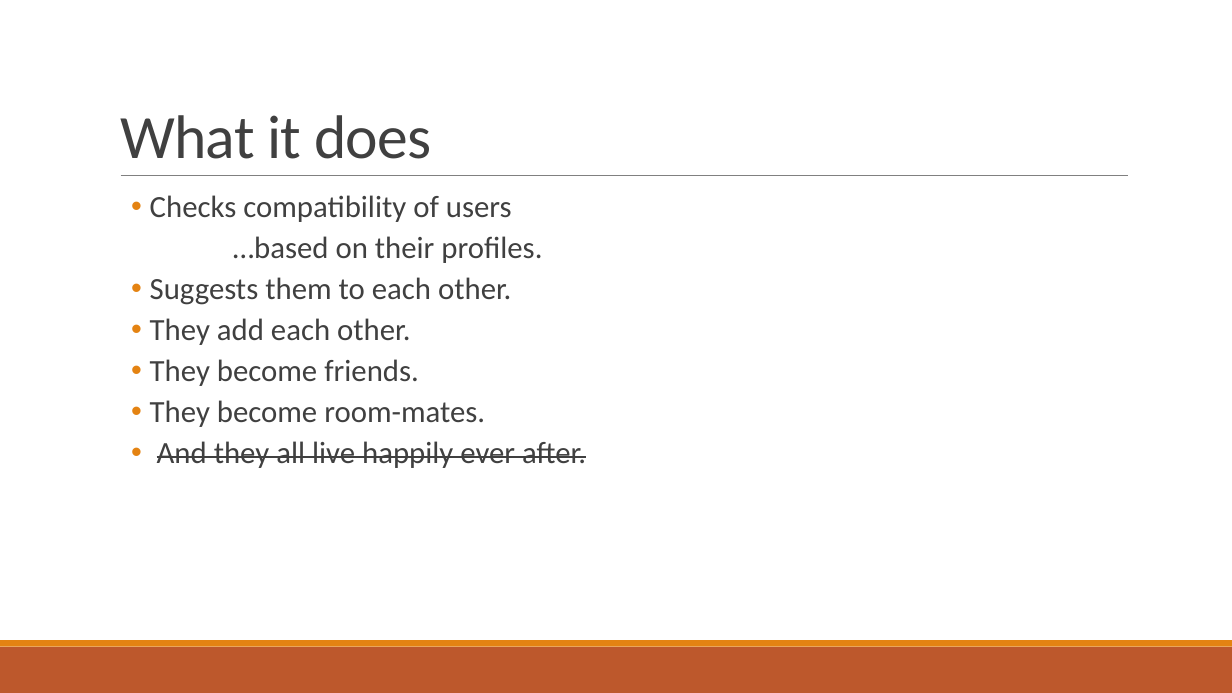
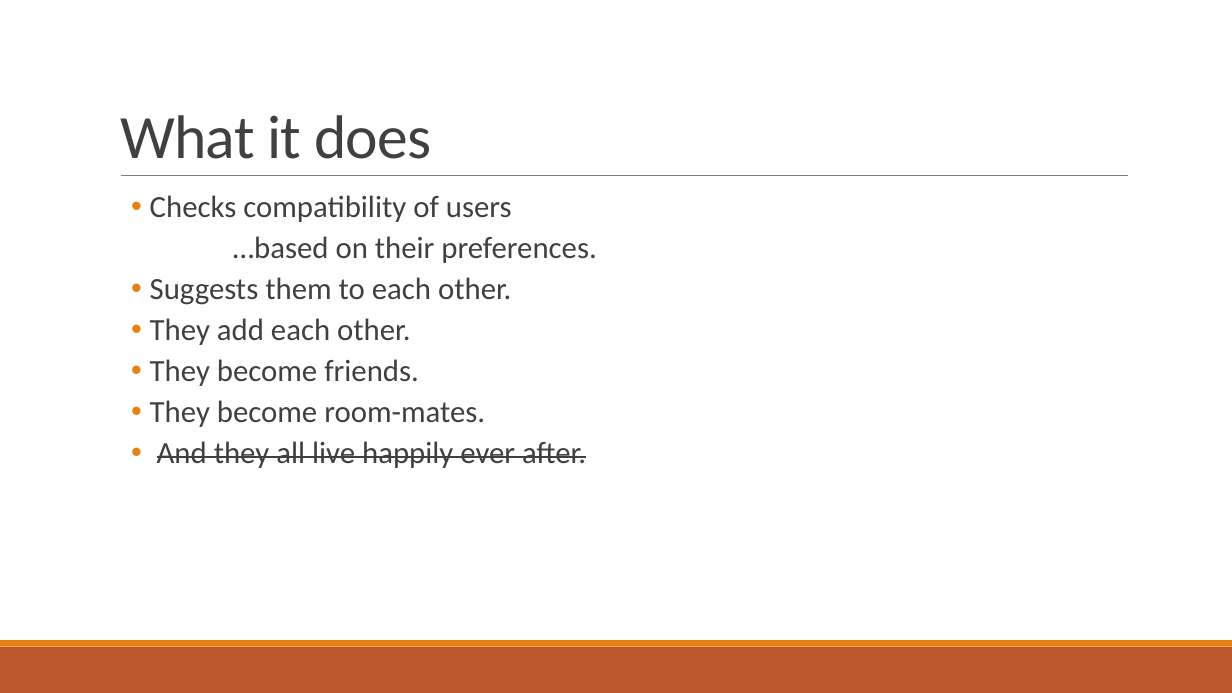
Before and after one commit to dragosthealex/roomies, a slide deck: slide 3 of resources/presentation1/final_presentation.pptx. Drawn at 1232x693 pixels with LibreOffice and Linux fonts; fonts in the diff are those of the drawing. Boxes give left, top, right and bottom in pixels: in the first picture for what was removed or moved away, otherwise in the second. Text is boxed around its words. In the diff, an @@ line names an element or a change of style, - is before the commit and + after.

```diff
--- a/resources/presentation1/final_presentation.pptx
+++ b/resources/presentation1/final_presentation.pptx
@@ text at (233,236,596,263): text changed @@
-  …based on their profiles.
+  …based on their preferences.
```
Also in this commit, not shown: 2 other slides changed, 1 slide added.
